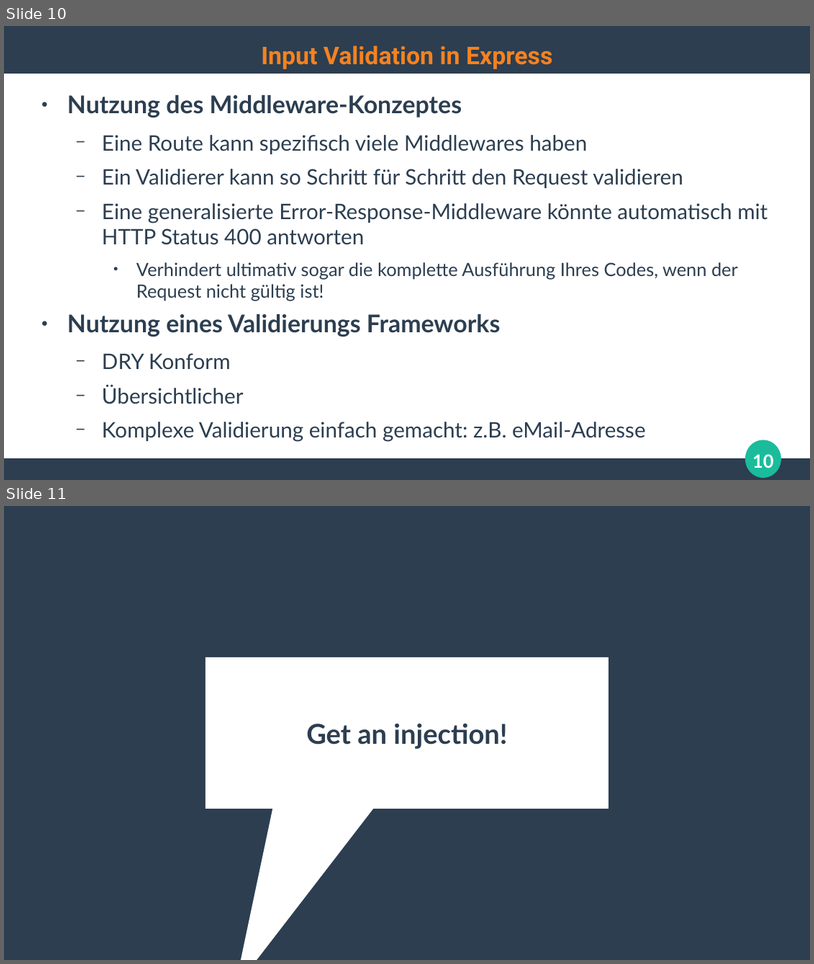
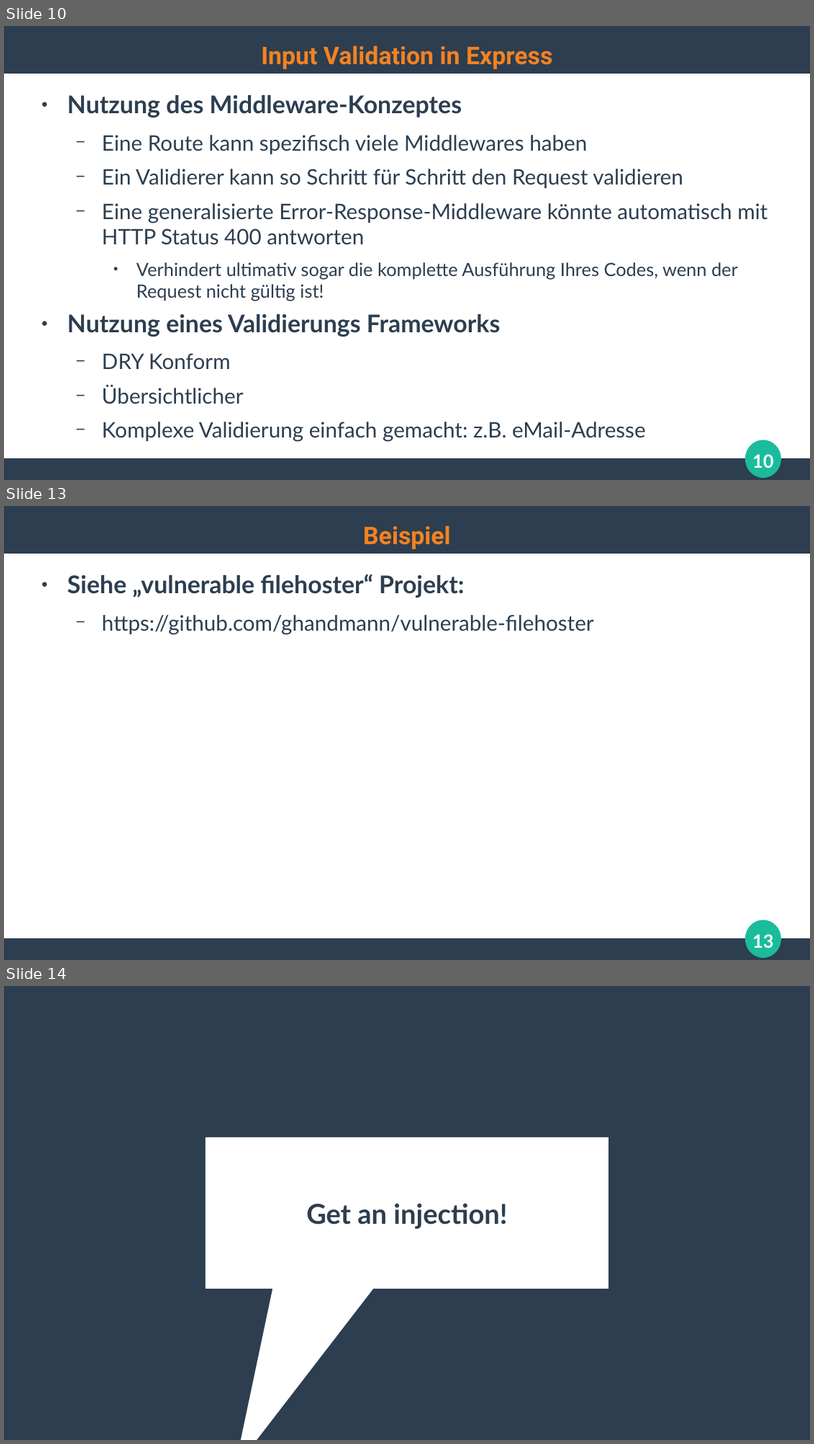
Before and after one commit to ghandmann/HS-AlbSig-WebAnwendungen2, a slide deck: Kapitel/06_WebSecurity.odp. Shown one above the other, each under a label of ours: slides 10 and 11 before the commit, slides 10, 13 and 14 after it; the slides between them are not shown. The pictures are 814x964 and 814x1444 pixels, drawn with LibreOffice and Linux fonts; fonts in the diff are those of the drawing. Boxes give left, top, right and bottom in pixels: in the first picture for what was removed or moved away, otherwise in the second. Text is boxed around its words. In the diff, an @@ line names an element or a change of style, - is before the commit and + after.

```diff
--- a/Kapitel/06_WebSecurity.odp
+++ b/Kapitel/06_WebSecurity.odp
@@ slide 13 added at box(4, 506, 810, 960), background #FFFFFF; not listed: 3 template elements that a slide beside it also shows @@
@@ title added at box(363, 525, 451, 549), 24 pt, text #F58220, bold @@
+Beispiel
@@ text added at box(67, 574, 594, 635), 21 pt, text #2C3E50 @@
+● Siehe „vulnerable filehoster“ Projekt:
+  − https://github.com/ghandmann/vulnerable-filehoster
@@ page number added at box(753, 934, 774, 947), 18 pt, text #FFFFFF, bold @@
+13
@@ what was slide 11 is now slide 14 @@
```
Also in this commit, not shown: 9 other slides added.
